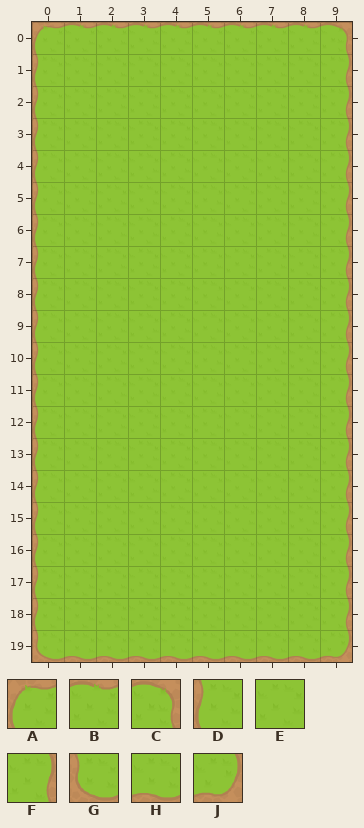
An edit to a level. Tiled map, assets/Resources/TestResources/t1.tmx. The first picture shows the starting point.
Cells are 64x64 px. Shown: x 0..9, y 0..19.
Key: from "b": A 0 "rpgTile000", B 1 "rpgTile001", C 2 "rpgTile002", D 3 "rpgTile018", E 4 "rpgTile019", F 5 "rpgTile020", G 6 "rpgTile036", H 7 "rpgTile037", J 8 "rpgTile038".
_ is an empty cell.
Layer "Tile Layer 1" before, first column x 0:
 0 ABBBBBBBBC
 1 DEEEEEEEEF
 2 DEEEEEEEEF
 3 DEEEEEEEEF
 4 DEEEEEEEEF
 5 DEEEEEEEEF
 6 DEEEEEEEEF
 7 DEEEEEEEEF
 8 DEEEEEEEEF
 9 DEEEEEEEEF
10 DEEEEEEEEF
11 DEEEEEEEEF
12 DEEEEEEEEF
13 DEEEEEEEEF
14 DEEEEEEEEF
15 DEEEEEEEEF
16 DEEEEEEEEF
17 DEEEEEEEEF
18 DEEEEEEEEF
19 GHHHHHHHHJ
After:
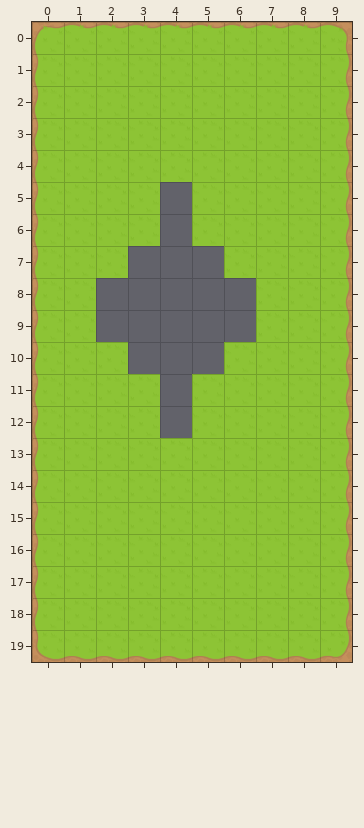
Changes in this commit:
Layer "Tile Layer 1":
Tile E is removed in rows 5 to 6 at x 4; in row 7 at x 3 to 5; in rows 8 to 9 at x 2 to 6; in row 10 at x 3 to 5; in rows 11 to 12 at x 4.
Where, in picture pixels (left, top, right, bottom), the same in both pictures:
removed: (96, 182, 256, 438)
